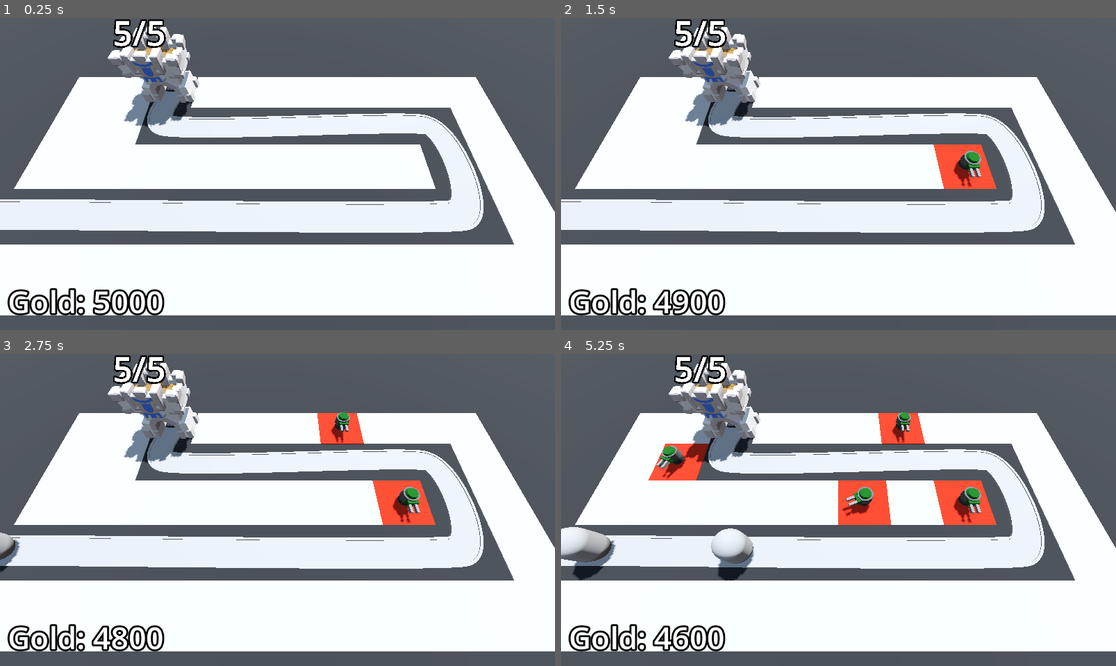
Above: before the commit, frames 1-4 (two rows, left to right).
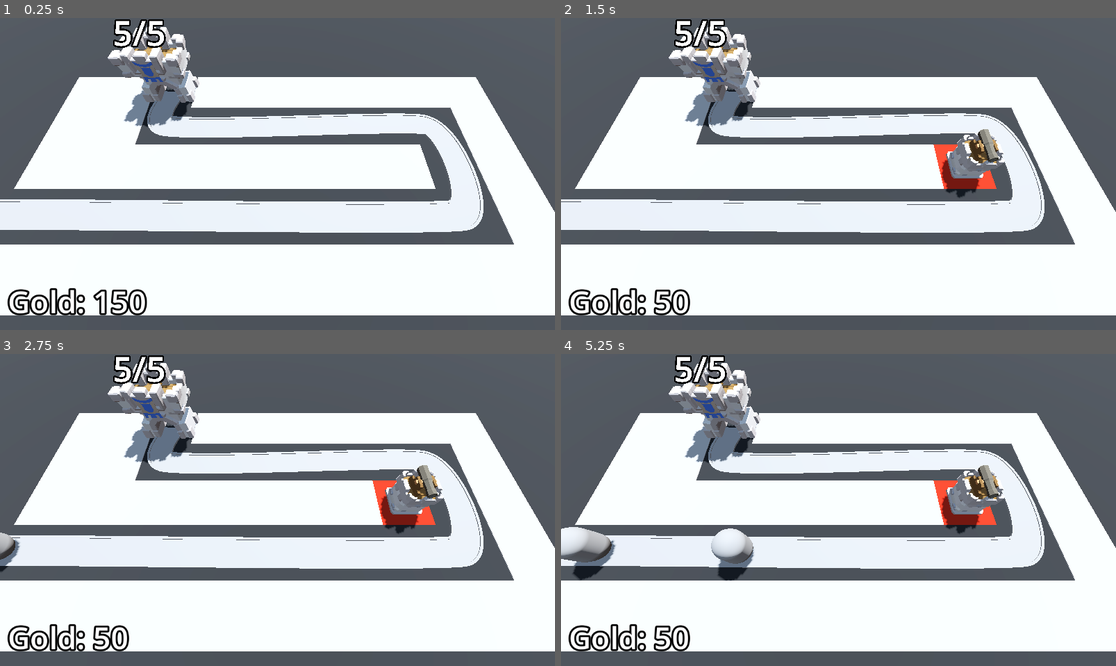
Above: after the commit, the same moments.

Repository: MateuszKosowski/Barbarian-Tower-Defense
Game: Godot game, scene res://Scenes/BaseLvl.tscn
Two runs of this game, one before a commit and one after it. Both use one fixed random seed, a clock stepped at 60 frames per second and the inputs below.
Inputs (mouse positions are in pixels of both pictures, inside the frame that each line leads up to):
- Up to frame 1 (0.25 s): no input
- Up to frame 2 (1.5 s): tap Enter at 0.5 s; move the mouse to (960, 158) at 0.52 s; press the mouse at (960, 158) at 0.53 s; tap Space at 1.25 s; move the mouse to (727, 189) at 1.27 s; release the mouse at (727, 189) at 1.28 s; click (727, 189) at 1.35 s
- Up to frame 3 (2.75 s): tap Enter at 2 s; move the mouse to (333, 441) at 2.02 s; press the mouse at (333, 441) at 2.03 s
- Up to frame 4 (5.25 s): move the mouse to (810, 572) at 2.77 s; release the mouse at (810, 572) at 2.78 s; click (810, 572) at 2.85 s; move the mouse to (1005, 556) at 3.52 s; press the mouse at (1005, 556) at 3.53 s; move the mouse to (672, 463) at 4.27 s; release the mouse at (672, 463) at 4.28 s; click (672, 463) at 4.35 s; move the mouse to (866, 510) at 5.02 s; press the mouse at (866, 510) at 5.03 s

The runs differ from the first frame. In frame 1, 0.5% of the frame differs, in the area x 16-30%, y 86-96%; in frame 2, 2.0%; in frame 3, 2.7%; in frame 4, 5.0%, in the area x 15-80%, y 18-96%.

Commit message:
New turret

Diff:
--- a/Scenes/BaseLvl.tscn
+++ b/Scenes/BaseLvl.tscn
@@ -144,7 +144,6 @@
 theme_override_constants/margin_right = 16
 theme_override_constants/margin_bottom = 16
 script = ExtResource("8_ql678")
-starting_gold = 5000
 
 [node name="Label" type="Label" parent="Bank"]
 layout_mode = 2
--- a/Scenes/Turret/turret.gd
+++ b/Scenes/Turret/turret.gd
@@ -5,22 +5,23 @@
 var enemy_path: Path3D
 var target: PathFollow3D
 @onready var animation_player: AnimationPlayer = $AnimationPlayer
-@onready var barrels: Array = [$TurretBase/TurretTop/Visor/Barrel, $TurretBase/TurretTop/Visor/Barrel2]
+@onready var cannon: Node3D = $TurretBase/TurretTop/Cannon
+@onready var turret_base: Node3D = $TurretBase
+
 
 func _physics_process(delta: float) -> void:
 	target = find_best_target()
 	if target:
-		$".".look_at(target.global_position, Vector3.UP, true)
+		turret_base.look_at(target.global_position, Vector3.UP, true)
 
 func _on_reload_timeout() -> void:
 	if target:
 		animation_player.play("Shooting")
 		var shot = projectile.instantiate()
 		shot.scale = Vector3(0.5, 0.5, 0.5)
-		var random_barrel = barrels[randi() % barrels.size()]
 		$".".add_child(shot)
-		shot.global_position = random_barrel.global_position
-		shot.direction = $".".global_transform.basis.z
+		shot.global_position = cannon.global_position
+		shot.direction = turret_base.global_transform.basis.z
 
 func find_best_target() -> PathFollow3D:
 	var best_target = null
--- a/Scenes/Turret/turret.tscn
+++ b/Scenes/Turret/turret.tscn
@@ -1,45 +1,9 @@
-[gd_scene load_steps=16 format=3 uid="uid://3t68klkrfmgb"]
+[gd_scene load_steps=8 format=3 uid="uid://3t68klkrfmgb"]
 
 [ext_resource type="PackedScene" uid="uid://snxhmwdvvp15" path="res://Scenes/Turret/projectile.tscn" id="1_2todk"]
 [ext_resource type="Script" path="res://Scenes/Turret/turret.gd" id="1_equwq"]
-
-[sub_resource type="StandardMaterial3D" id="StandardMaterial3D_bl0rm"]
-albedo_color = Color(0.194349, 0.194349, 0.194349, 1)
-
-[sub_resource type="CylinderMesh" id="CylinderMesh_1oq7k"]
-material = SubResource("StandardMaterial3D_bl0rm")
-height = 0.5
-
-[sub_resource type="StandardMaterial3D" id="StandardMaterial3D_njeqy"]
-albedo_color = Color(0.306923, 0.306923, 0.306923, 1)
-
-[sub_resource type="CylinderMesh" id="CylinderMesh_1fex7"]
-material = SubResource("StandardMaterial3D_njeqy")
-top_radius = 0.6
-bottom_radius = 0.6
-height = 0.6
-
-[sub_resource type="StandardMaterial3D" id="StandardMaterial3D_wqqwx"]
-albedo_color = Color(0, 0.286312, 0, 1)
-
-[sub_resource type="BoxMesh" id="BoxMesh_te6yq"]
-material = SubResource("StandardMaterial3D_wqqwx")
-size = Vector3(0.8, 0.4, 0.4)
-
-[sub_resource type="StandardMaterial3D" id="StandardMaterial3D_fwys3"]
-albedo_color = Color(0.43134, 0.43134, 0.43134, 1)
-
-[sub_resource type="BoxMesh" id="BoxMesh_2wd63"]
-material = SubResource("StandardMaterial3D_fwys3")
-size = Vector3(0.2, 0.2, 1)
-
-[sub_resource type="StandardMaterial3D" id="StandardMaterial3D_juwoh"]
-albedo_color = Color(0, 0.286312, 0, 1)
-
-[sub_resource type="CylinderMesh" id="CylinderMesh_6tkr0"]
-material = SubResource("StandardMaterial3D_juwoh")
-top_radius = 0.4
-height = 0.2
+[ext_resource type="PackedScene" uid="uid://28fxkqvn3k8n" path="res://Assets/Cannon.glb" id="3_h844k"]
+[ext_resource type="PackedScene" uid="uid://cee3pbjmwon81" path="res://Assets/TurretBase.glb" id="4_rny6x"]
 
 [sub_resource type="Animation" id="Animation_hb7fc"]
 length = 0.001
@@ -82,29 +46,14 @@
 script = ExtResource("1_equwq")
 projectile = ExtResource("1_2todk")
 
-[node name="TurretBase" type="MeshInstance3D" parent="."]
+[node name="TurretBase" type="Node3D" parent="."]
 transform = Transform3D(1, 0, 0, 0, 1, 0, 0, 0, 1, 0, 0.5, 0)
-mesh = SubResource("CylinderMesh_1oq7k")
 
-[node name="TurretTop" type="MeshInstance3D" parent="TurretBase"]
+[node name="TurretTop" type="Node3D" parent="TurretBase"]
 transform = Transform3D(1, 0, 0, 0, 1, 0, 0, 0, 1, 0, 0.5, 0)
-mesh = SubResource("CylinderMesh_1fex7")
 
-[node name="Visor" type="MeshInstance3D" parent="TurretBase/TurretTop"]
-transform = Transform3D(1, 0, 0, 0, 1, 0, 0, 0, 1, 0, 0, 0.579593)
-mesh = SubResource("BoxMesh_te6yq")
-
-[node name="Barrel" type="MeshInstance3D" parent="TurretBase/TurretTop/Visor"]
-transform = Transform3D(1, 0, 0, 0, 1, 0, 0, 0, 1, -0.223893, 0, 0.355703)
-mesh = SubResource("BoxMesh_2wd63")
-
-[node name="Barrel2" type="MeshInstance3D" parent="TurretBase/TurretTop/Visor"]
-transform = Transform3D(1, 0, 0, 0, 1, 0, 0, 0, 1, 0.229804, 0, 0.355703)
-mesh = SubResource("BoxMesh_2wd63")
-
-[node name="TopArmor" type="MeshInstance3D" parent="TurretBase/TurretTop"]
-transform = Transform3D(1, 0, 0, 0, 1, 0, 0, 0, 1, 0, 0.352285, 0)
-mesh = SubResource("CylinderMesh_6tkr0")
+[node name="Cannon" parent="TurretBase/TurretTop" instance=ExtResource("3_h844k")]
+transform = Transform3D(1, 0, 0, 0, 1, 0, 0, 0, 1, 0, 1.2, 0)
 
 [node name="Reload" type="Timer" parent="."]
 autostart = true
@@ -114,4 +63,6 @@
 "": SubResource("AnimationLibrary_c66gm")
 }
 
+[node name="TurretBase2" parent="." instance=ExtResource("4_rny6x")]
+
 [connection signal="timeout" from="Reload" to="." method="_on_reload_timeout"]
Not shown: 4 places in MeshLibraries/SpaceLib.tres that only renumber resources
